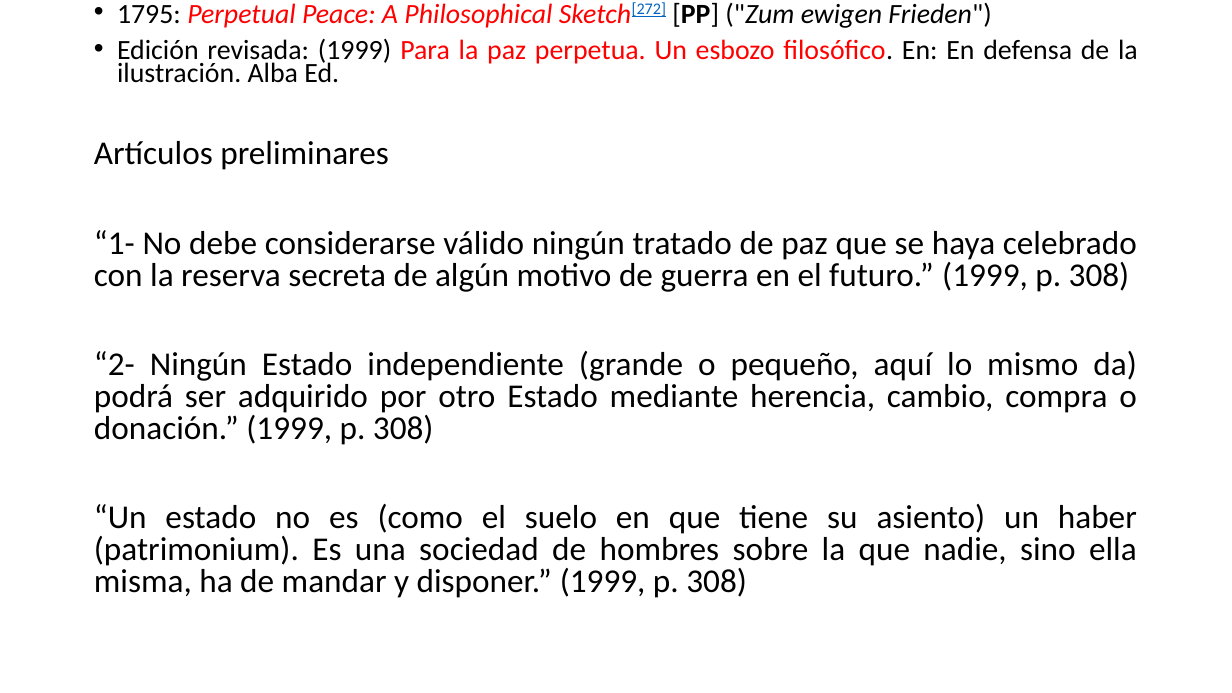
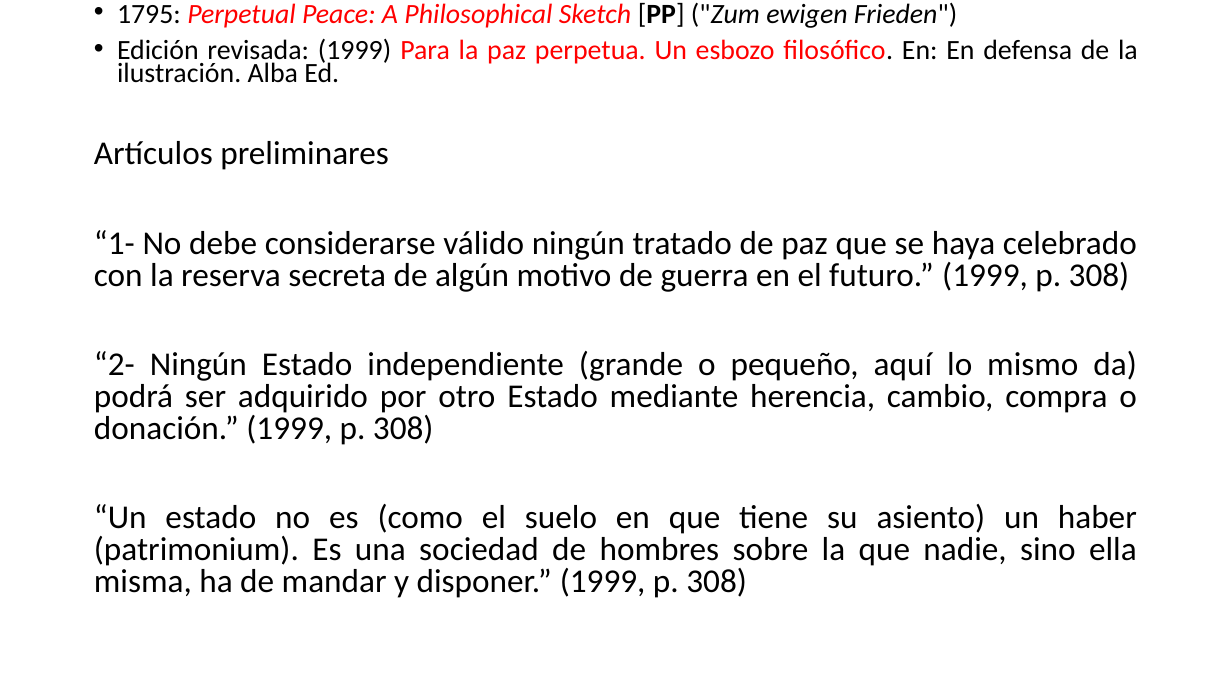
Before and after one commit to zaboltar/ArchaeologyJourney, a slide deck: slide 40 of DigSite/New Arcaism/uarm 2025 2/kant republica ciudadanía.pptx. Drawn at 1232x693 pixels with LibreOffice and Linux fonts; fonts in the diff are those of the drawing. Boxes give left, top, right and bottom in pixels: in the first picture for what was removed or moved away, otherwise in the second. Text is boxed around its words. In the diff, an @@ line names an element or a change of style, - is before the commit and + after.

```diff
--- a/DigSite/New Arcaism/uarm 2025 2/kant republica ciudadanía.pptx
+++ b/DigSite/New Arcaism/uarm 2025 2/kant republica ciudadanía.pptx
@@ text at (x1=117, y1=2, x2=957, y2=28): text changed @@
-• 1795: Perpetual Peace: A Philosophical Sketch[272] [PP] ("Zum ewigen Frieden")
+• 1795: Perpetual Peace: A Philosophical Sketch [PP] ("Zum ewigen Frieden")
```
Also in this commit, not shown: 2 other files.
